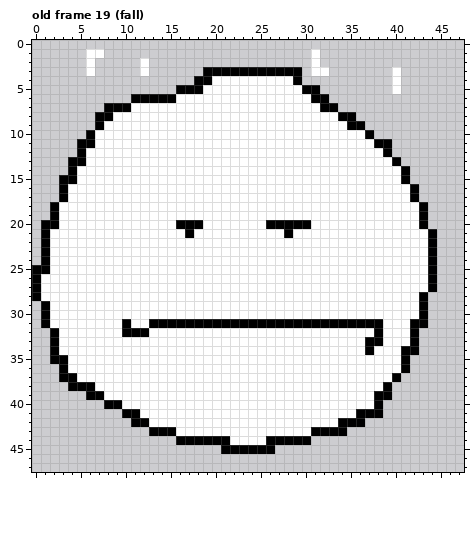
File history of a pixel-art file, res/atlas/player_hud.aseprite. This is how it looked before the edit.
48x48 pixels, 25 frames. Shown: old frame 19 (fall). The commit also changed other frames, which this record leaves out.
After the commit:
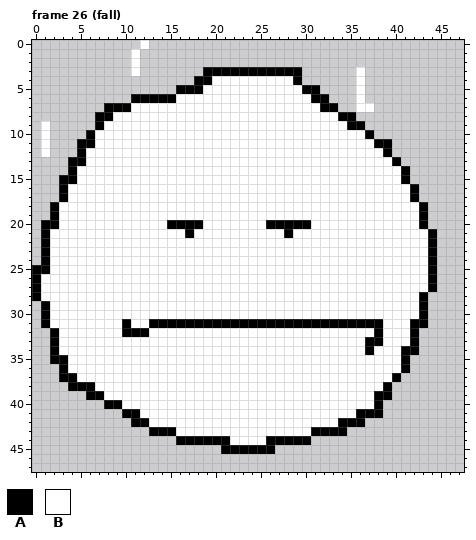
Palette (. is transparent): A #000000  B #ffffff
A new or re-ordered frame is compared with the old frame closest to it.
From old to new:
frames 25 -> 32
Frame 26 (fall) is new; against old frame 19 (fall):
Colour B becomes colour A in row 20 at x 15.
The author put colour B in row 0 at x 12; in rows 1 to 2 at x 11; in row 3 at x 11 and 36; in rows 4 to 6 at x 36; in row 7 at x 36 to 37; in rows 9 to 12 at x 1.
The author cleared colour B in row 1 at x 6 to 7 and 31; in row 2 at x 6, 12 and 31; in row 3 at x 6, 12, 31 to 32 and 40; in rows 4 to 5 at x 40.
